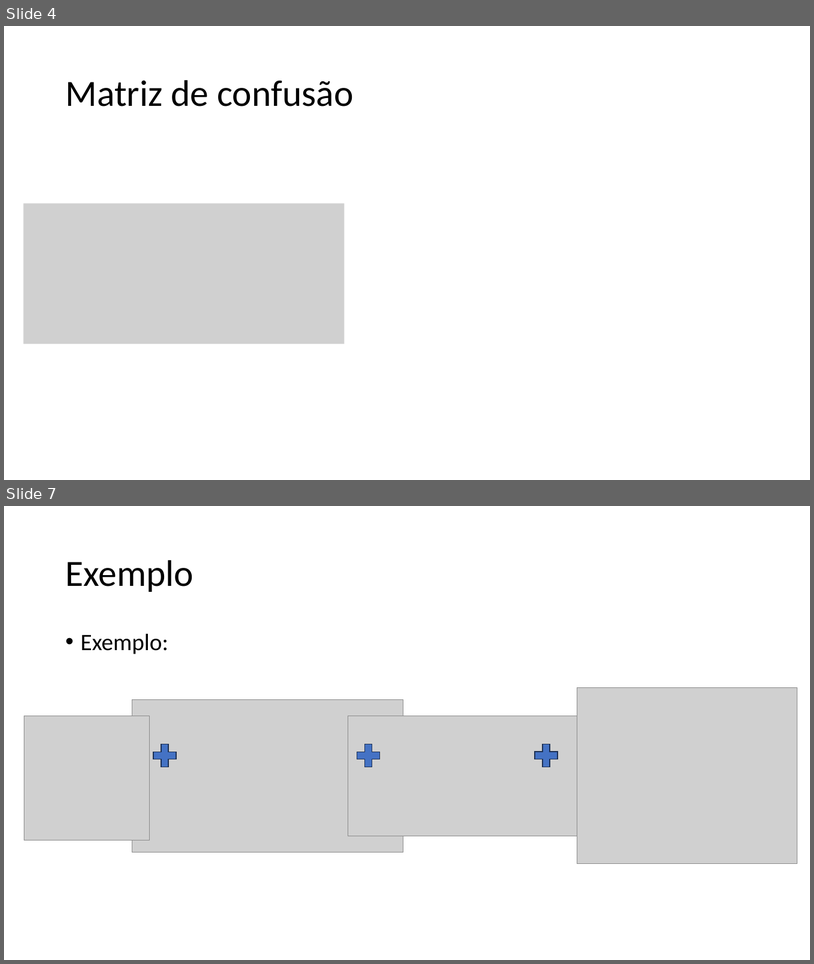
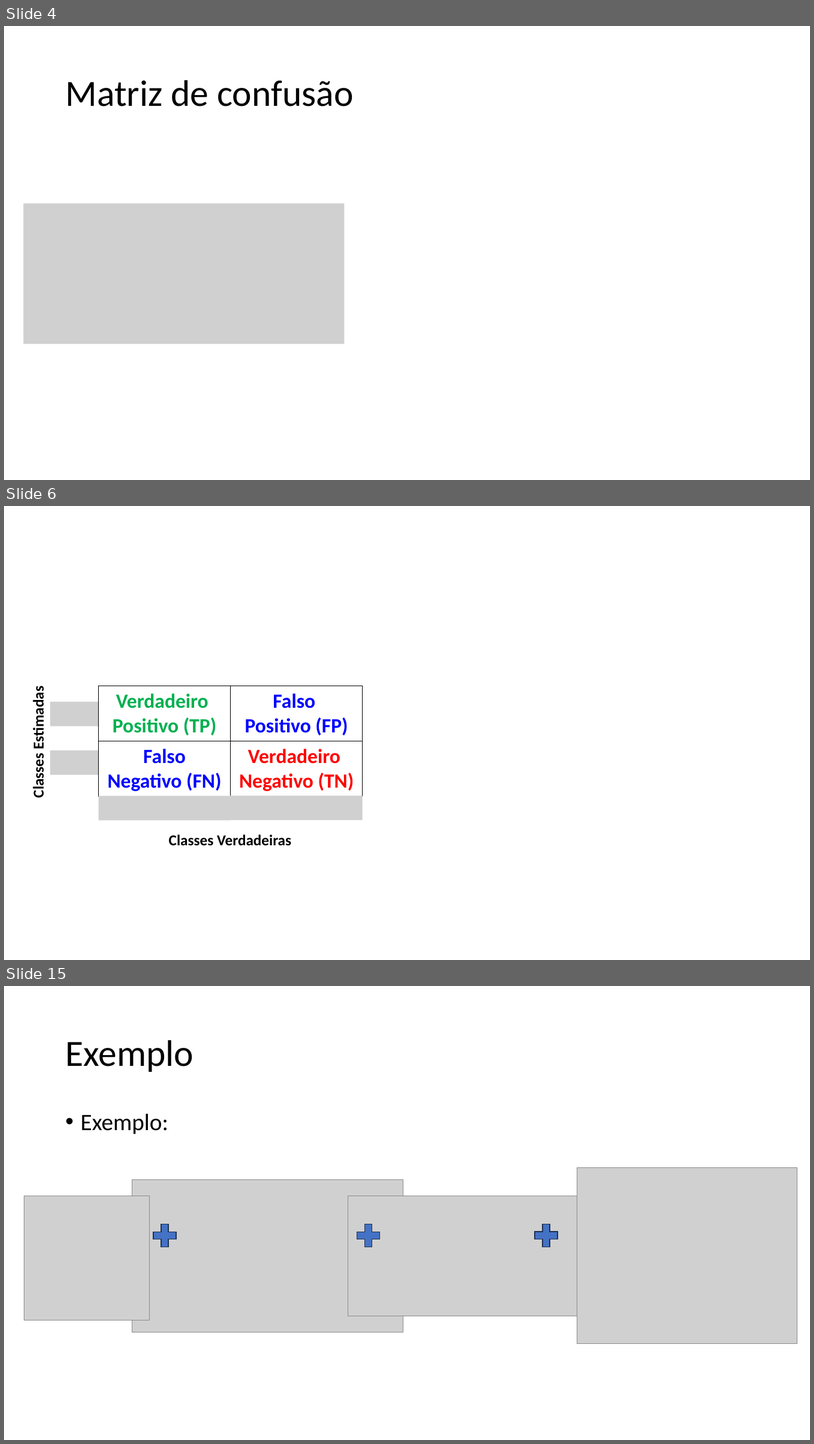
Before and after one commit to zz4fap/tp557-iot-ml, a slide deck: slides/TP557_11_Métricas_de_Classificação.pptx. Shown one above the other, each under a label of ours: slides 4 and 7 before the commit, slides 4, 6 and 15 after it; the slides between them are not shown. The pictures are 814x964 and 814x1444 pixels, drawn with LibreOffice and Linux fonts; fonts in the diff are those of the drawing; grey boxes stand for pictures. Boxes give left, top, right and bottom in pixels: in the first picture for what was removed or moved away, otherwise in the second. Text is boxed around its words. In the diff, an @@ line names an element or a change of style, - is before the commit and + after.

```diff
--- a/slides/TP557_11_Métricas_de_Classificação.pptx
+++ b/slides/TP557_11_Métricas_de_Classificação.pptx
@@ slide 6 added at (4, 506, 810, 960), background #FFFFFF @@
@@ table added at (98, 685, 362, 795), 2 rows, 2 columns @@
+Verdadeiro Positivo (TP) | Falso Positivo (FP)
+Falso Negativo (FN) | Verdadeiro Negativo (TN)
@@ text added at (29, 693, 48, 796), 18 pt, text #000000, bold @@
+Classes Estimadas
@@ picture added at (51, 702, 98, 726) @@
@@ picture added at (51, 750, 98, 775) @@
@@ picture added at (98, 796, 231, 820) @@
@@ picture added at (230, 796, 363, 820) @@
@@ text added at (169, 834, 291, 846), 18 pt, text #000000, bold @@
+Classes Verdadeiras
@@ what was slide 7 is now slide 15 @@
```
Also in this commit, not shown: 1 slide changed, 8 other slides added, 1 slide removed.
